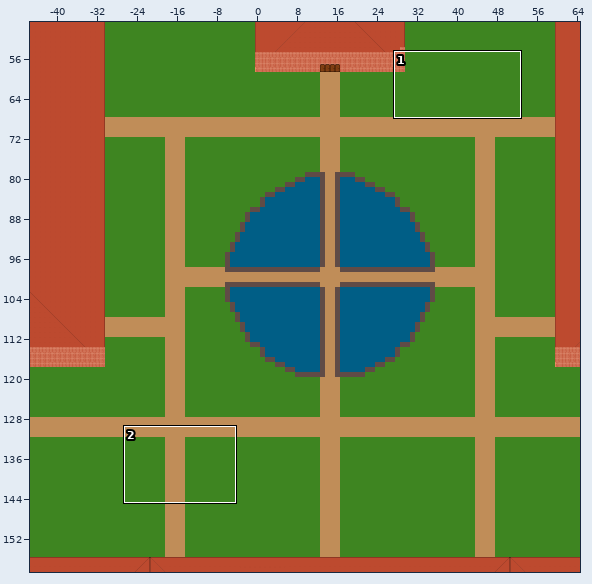
Two versions of a level (Tiled map, Conception/Map/GlobalMap.tmx). The first picture is a wide view before the edit; the outline marks the close-up.
Close-up. First the earlier version:
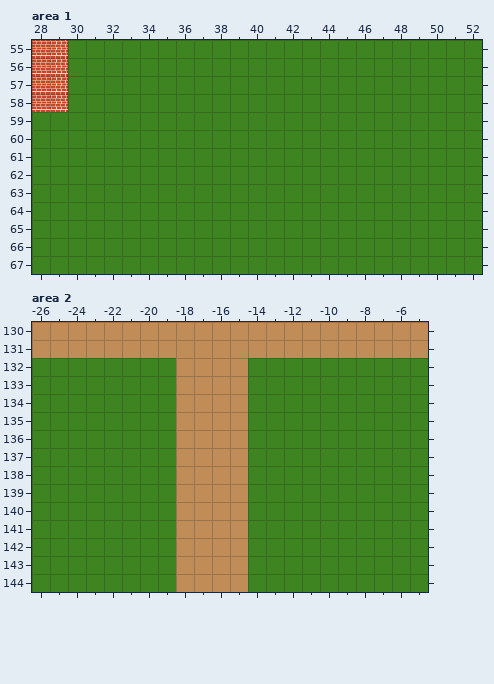
Cells are 32x32 px. Shown: area 1 x 28..52, y 55..67; area 2 x -26..-5, y 130..144. The commit also changed other parts of the map, which this record leaves out.
New version:
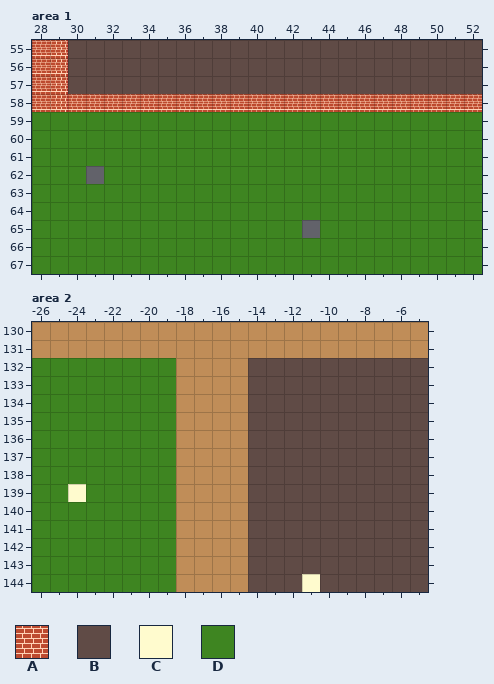
Key: from "Map": A 251, B 300, C 352, D 400.
_ is an empty cell.
Changes in this commit:
{"where": "layer \"ground\", area 1"}
{"y":55,"x":30,"old":"DDDDDDDDDDDDDDDDDDDDDDD","new":"BBBBBBBBBBBBBBBBBBBBBBB"}
{"y":56,"x":30,"old":"DDDDDDDDDDDDDDDDDDDDDDD","new":"BBBBBBBBBBBBBBBBBBBBBBB"}
{"y":57,"x":30,"old":"DDDDDDDDDDDDDDDDDDDDDDD","new":"BBBBBBBBBBBBBBBBBBBBBBB"}
{"y":62,"x":31,"old":"D","new":"_"}
{"y":65,"x":43,"old":"D","new":"_"}
{"where": "layer \"obstacles_batiments\", area 1"}
{"y":58,"x":30,"old":"_______________________","new":"AAAAAAAAAAAAAAAAAAAAAAA"}
{"where": "layer \"ground\", area 2"}
{"y":132,"x":-14,"old":"DDDDDDDDDD","new":"BBBBBBBBBB"}
{"y":133,"x":-14,"old":"DDDDDDDDDD","new":"BBBBBBBBBB"}
{"y":134,"x":-14,"old":"DDDDDDDDDD","new":"BBBBBBBBBB"}
{"y":135,"x":-14,"old":"DDDDDDDDDD","new":"BBBBBBBBBB"}
{"y":136,"x":-14,"old":"DDDDDDDDDD","new":"BBBBBBBBBB"}
{"y":137,"x":-14,"old":"DDDDDDDDDD","new":"BBBBBBBBBB"}
{"y":138,"x":-14,"old":"DDDDDDDDDD","new":"BBBBBBBBBB"}
{"y":139,"x":-24,"old":"D","new":"C"}
{"y":139,"x":-14,"old":"DDDDDDDDDD","new":"BBBBBBBBBB"}
{"y":140,"x":-14,"old":"DDDDDDDDDD","new":"BBBBBBBBBB"}
{"y":141,"x":-14,"old":"DDDDDDDDDD","new":"BBBBBBBBBB"}
{"y":142,"x":-14,"old":"DDDDDDDDDD","new":"BBBBBBBBBB"}
{"y":143,"x":-14,"old":"DDDDDDDDDD","new":"BBBBBBBBBB"}
{"y":144,"x":-14,"old":"DDDDDDDDDD","new":"BBBCBBBBBB"}
{"label":"changed","picture_box":[68,40,482,112]}
{"label":"removed","picture_box":[86,166,104,184]}
{"label":"removed","picture_box":[302,220,320,238]}
{"label":"changed","picture_box":[248,358,428,592]}
{"label":"changed","picture_box":[68,484,86,502]}
